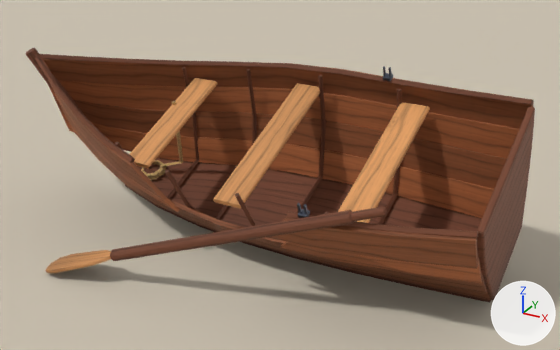
What one commit did to the Blender file Blender/Props/rowboat.blend.
The view is the same before and after, from a 50 mm lens placed at (2.45, -4.82, 2.93), pointed at (-0.24, 0.07, 0.49). The lights are fixed; the arrows at lower right show +X, +Y and +Z. The older version comes first.

Names of what the first picture shows: 'PropGround', 'rowboat_Hull', 'rowboat_Oar', 'rowboat_OarBlade', 'rowboat_Thwarts', 'rowboat_Timber' and 2 more.
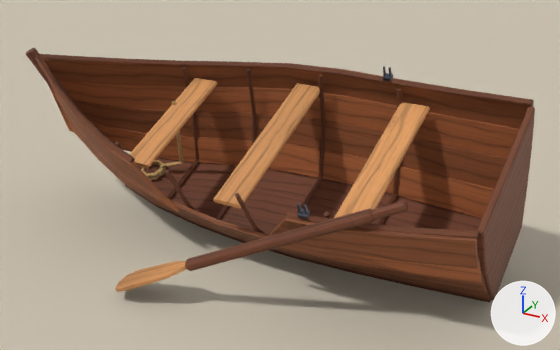
Changed parts and their boxes [x1, y1, x2, y2] in the pictures (560 x 350 px):
'rowboat_Oar', reshaped (19% narrower, 29% taller)
    before: [110, 207, 387, 261]
    after: [185, 201, 408, 271]
'rowboat_OarBlade', reshaped (11% wider, 33% taller)
    before: [46, 250, 111, 273]
    after: [115, 261, 187, 292]
part 1 of me_rowboat_oar, rebuilt (22% narrower, 21% taller)
    before: [110, 210, 354, 261]
    after: [185, 209, 375, 271]
part 2 of me_rowboat_oar, added
    after: [371, 201, 408, 220]
part 3 of me_rowboat_oar, deleted
    before: [351, 207, 387, 221]

Edits to the bpy script that builds the scene:
```text
Change me_rowboat_oar:
    used by ob_rowboat_oar; location = (0.0, 0.0, 0.0)
    remove me_rowboat_oar.from_pydata(...)  # 72 vertices, 136 faces; spans x -0.9..1.01, y -1.22..-0.84, z 0.17..0.9
    add me_rowboat_oar.from_pydata(...)  # 60 vertices, 112 faces; spans x -0.27..1.12, y -1.2..-0.81, z 0.27..0.95
    me_rowboat_oar part 1: the loose piece of 36 vertices spanning x -0.9..0.81, y -1.22..-0.86, z 0.17..0.84 is rebuilt with 36 vertices and now spans x -0.27..0.94, y -1.2..-0.84, z 0.27..0.87
    me_rowboat_oar part 2: a new loose piece of 24 vertices spanning x 0.91..1.12, y -0.91..-0.81, z 0.81..0.95, in mat_pv_rowboat_oar
    me_rowboat_oar part 3
    36 vertices are removed from x 0.79..1.01, y -0.93..-0.84, z 0.77..0.9
    68 faces are deleted
Change me_rowboat_oarblade:
    used by ob_rowboat_oarblade; location = (0.0, 0.0, 0.0)
    remove me_rowboat_oarblade.from_pydata(...)  # 44 vertices, 84 faces; spans x -1.431..-0.885, y -1.382..-1.104, z 0.011..0.221
    add me_rowboat_oarblade.from_pydata(...)  # 44 vertices, 84 faces; spans x -0.773..-0.249, y -1.387..-1.094, z 0.057..0.31
    me_rowboat_oarblade part 4: the whole mesh is multiplied about its middle by the matrix ((0.994, -0.068, -0.081), (0.067, 0.998, -0.019), (0.082, 0.014, 0.997)), then moved by (0.647, 0.002, 0.067)
```
